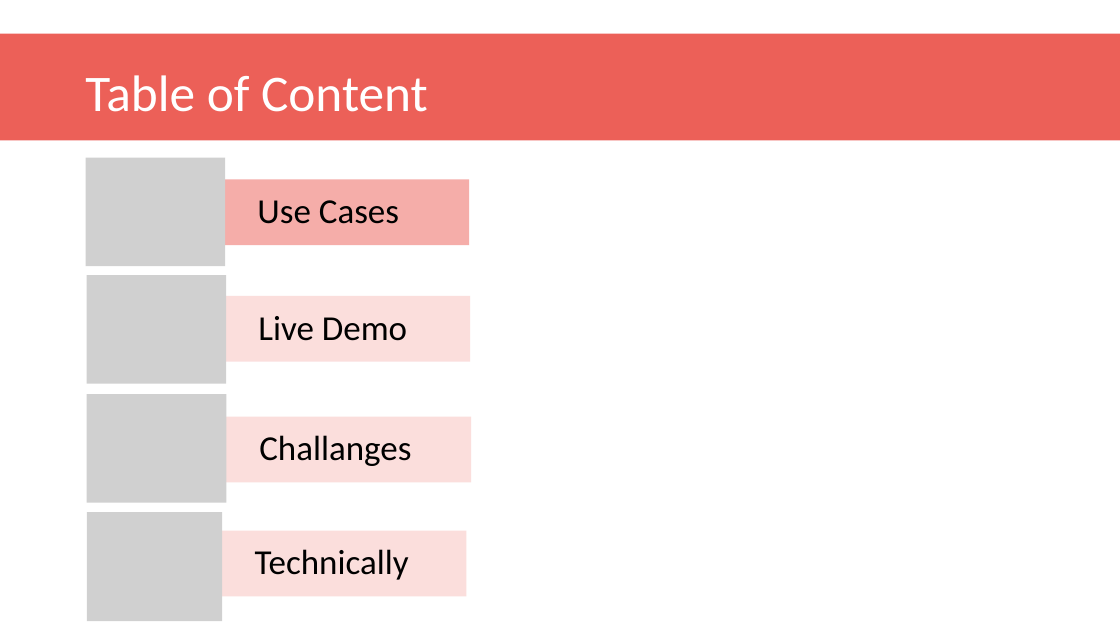
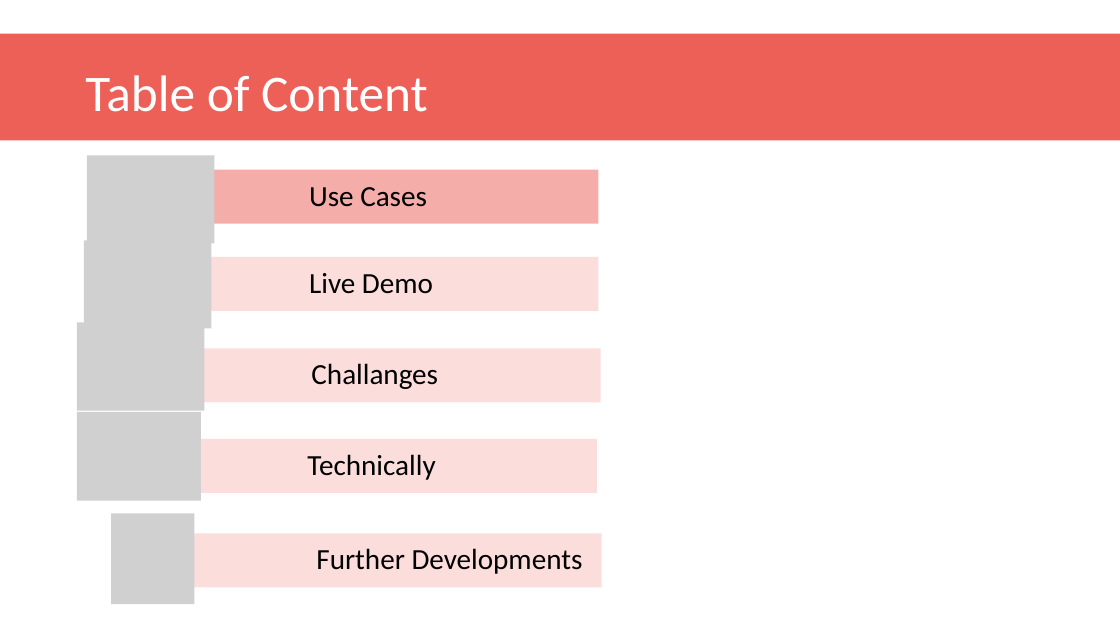
Before and after one commit to dzehnder/hackrecipe, a slide deck: slide 2 of documentation/Presentation Bon App.pptx. Drawn at 1120x630 pixels with LibreOffice and Linux fonts; fonts in the diff are those of the drawing; grey boxes stand for pictures; background and template pictures are left out. Boxes give left, top, right and bottom in pixels: in the first picture for what was removed or moved away, otherwise in the second. Text is boxed around its words. In the diff, an @@ line names an element or a change of style, - is before the commit and + after.

Commit message:
Presentation 3

```diff
--- a/documentation/Presentation Bon App.pptx
+++ b/documentation/Presentation Bon App.pptx
@@ picture: place and size @@
-picture at box(86, 158, 225, 266)
+picture at box(87, 155, 214, 244)
@@ text "Use Cases": place and size @@
-text "Use Cases" at box(257, 200, 399, 224)
+text "Use Cases" at box(309, 187, 427, 207)
@@ rectangle: place and size @@
-rectangle at box(153, 180, 470, 245)
+rectangle at box(166, 170, 598, 223)
@@ text "Live Demo": place and size @@
-text "Live Demo" at box(258, 316, 407, 341)
+text "Live Demo" at box(309, 273, 433, 294)
@@ rectangle: place and size @@
-rectangle at box(154, 296, 471, 361)
+rectangle at box(166, 257, 598, 311)
@@ picture removed at box(87, 276, 226, 384) @@
@@ picture: place and size @@
-picture at box(87, 394, 226, 502)
+picture at box(77, 323, 205, 411)
@@ text "Challanges": place and size @@
-text "Challanges" at box(259, 435, 411, 466)
+text "Challanges" at box(311, 363, 438, 389)
@@ picture: place and size @@
-picture at box(87, 513, 222, 622)
+picture at box(77, 412, 202, 501)
@@ size 30 to 25 pt; less space between paragraphs in 4 elements at box(309, 187, 427, 207), box(309, 273, 433, 294), box(311, 363, 438, 389), box(307, 454, 435, 480) @@
@@ text "Technically": place and size @@
-text "Technically" at box(255, 549, 409, 580)
+text "Technically" at box(307, 454, 435, 480)
@@ rectangle: place and size @@
-rectangle at box(155, 417, 471, 482)
+rectangle at box(164, 439, 597, 493)
@@ group added at box(84, 240, 601, 604): 2 pictures, 1 rectangle, 1 text @@
+Further Developments
@@ rectangle: place and size @@
-rectangle at box(150, 531, 466, 597)
+rectangle at box(173, 534, 602, 587)
```
Also in this commit, not shown: 5 other slides changed, 2 slides added.
